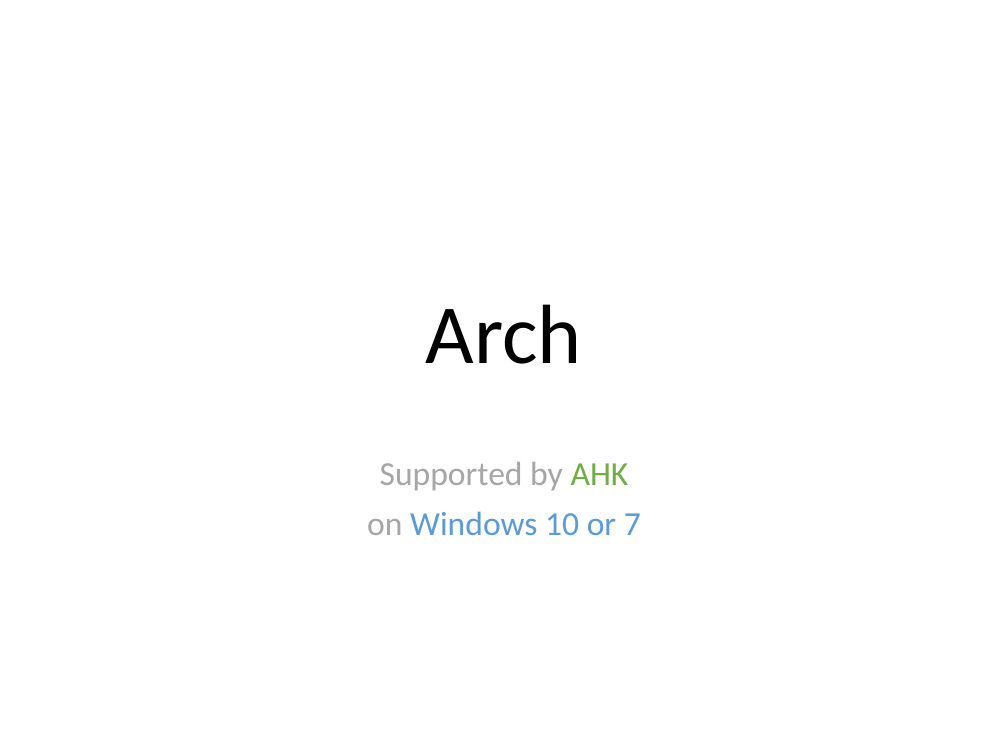
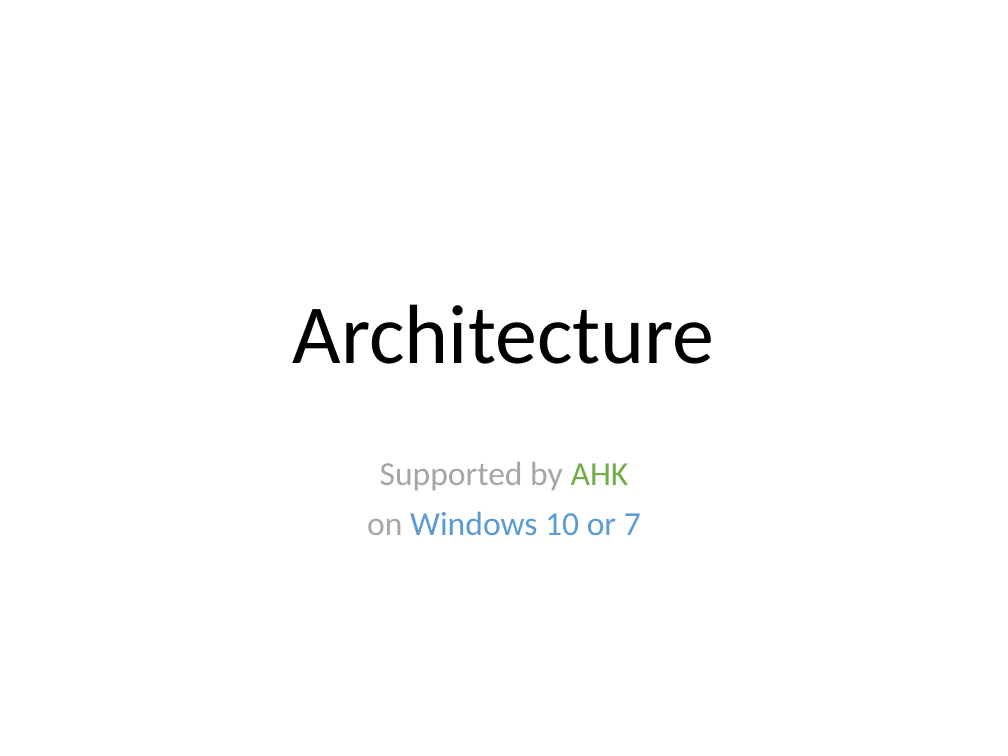
Before and after one commit to ittooo66/myAHK, a slide deck: slide 22 of MANUAL.pptx. Drawn at 1008x756 pixels with LibreOffice and Linux fonts; fonts in the diff are those of the drawing. Boxes give left, top, right and bottom in pixels: in the first picture for what was removed or moved away, otherwise in the second. Text is boxed around its words. In the diff, an @@ line names an element or a change of style, - is before the commit and + after.

```diff
--- a/MANUAL.pptx
+++ b/MANUAL.pptx
@@ title at <box>293,304,715,364</box>: text changed @@
-Arch
+Architecture
```
Also in this commit, not shown: 12 other slides changed.
